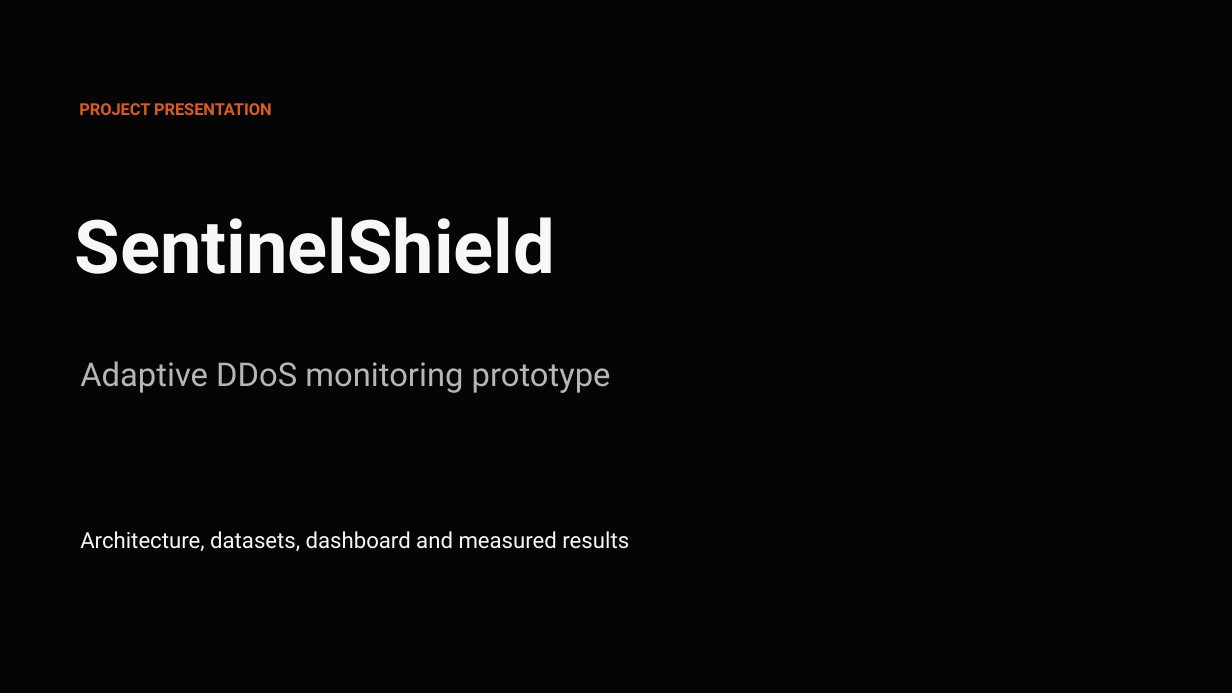
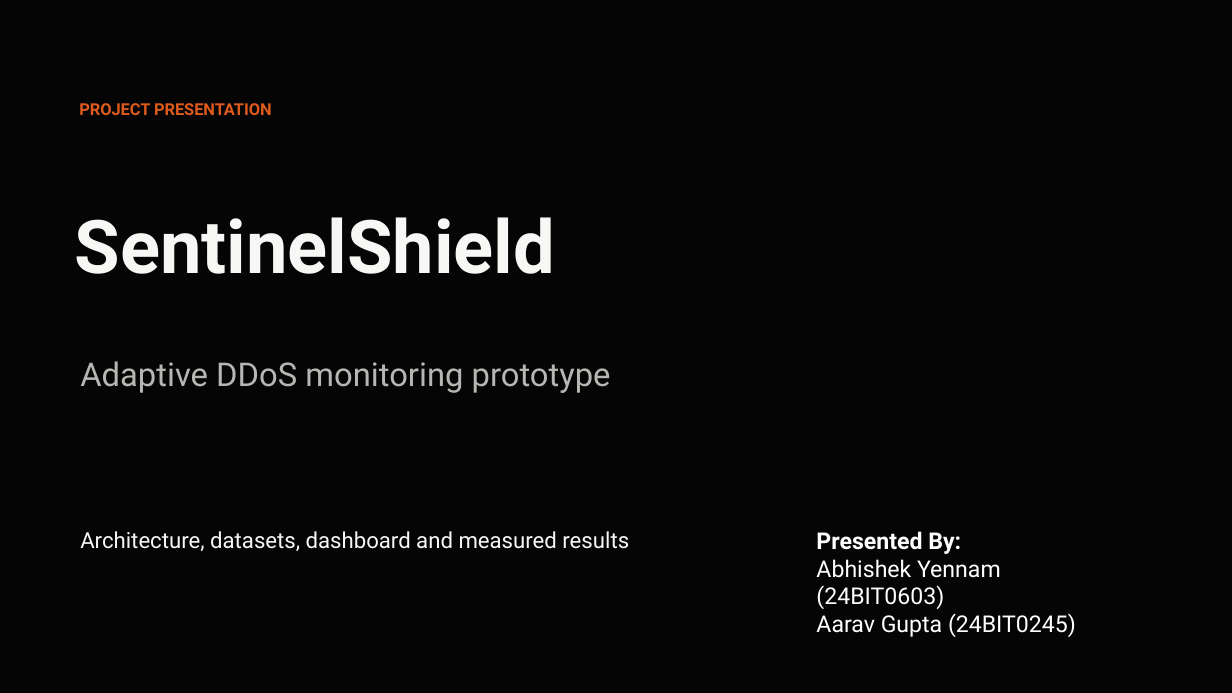
Before and after one commit to abh1shek-git/SentinelShield, a slide deck: slide 1 of presentation/SentinelShield_Project_Presentation_Final.pptx. Drawn at 1232x693 pixels with LibreOffice and Linux fonts; fonts in the diff are those of the drawing. Boxes give left, top, right and bottom in pixels: in the first picture for what was removed or moved away, otherwise in the second. Text is boxed around its words. In the diff, an @@ line names an element or a change of style, - is before the commit and + after.

```diff
--- a/presentation/SentinelShield_Project_Presentation_Final.pptx
+++ b/presentation/SentinelShield_Project_Presentation_Final.pptx
@@ text added at box(816, 531, 1076, 637), 18 pt, text #FFFFFF @@
+Presented By:
+Abhishek Yennam (24BIT0603)
+Aarav Gupta (24BIT0245)
```
Also in this commit, not shown: 2 other slides changed, 7 other files.
